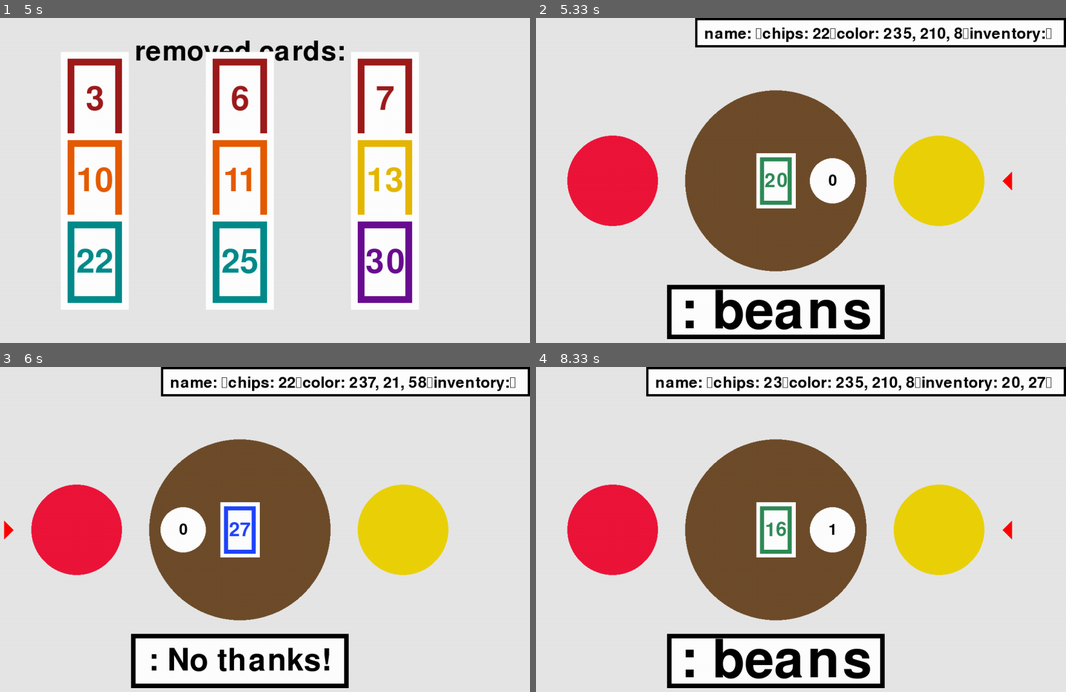
Above: before the commit, frames 1-4 (two rows, left to right).
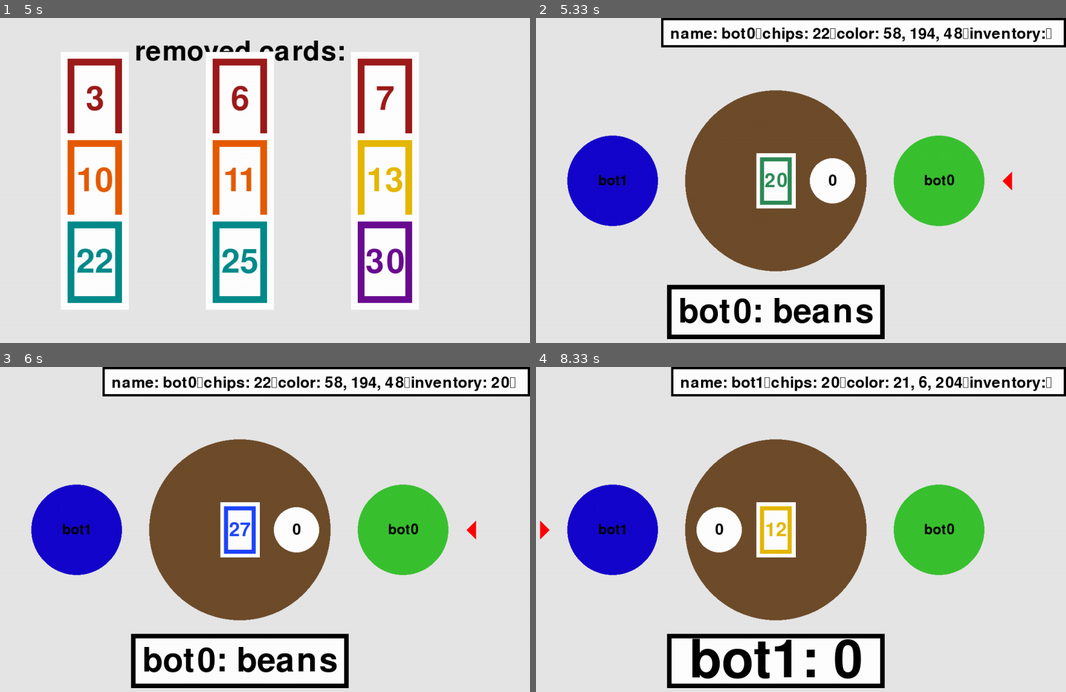
Above: after the commit, the same moments.

Repository: oliver-error/pygame-shenanigans
Game: pygame game, started from no_thanks/noThanksInterpreter.py
The game is run twice, just before and just after one commit, with the same random seed, the same clock (stepped at 60 frames per second) and the same inputs.
Inputs:
- Up to frame 1 (5 s): no input
- Up to frame 2 (5.33 s): no input
- Up to frame 3 (6 s): tap Space at 5.33 s; hold Right from 5.83 s (still down)
- Up to frame 4 (8.33 s): release Right at 6.38 s; hold Right 6.42-7.15 s; hold Right 7.18-8.05 s; hold Right from 8.08 s (still down)

Frame 1 is identical in both runs. In frame 2, 11% of the frame differs, in the area x 5-85%, y 0-97%; in frame 3, 13%; in frame 4, 14%, in the area x 0-97%, y 0-97%.

Commit message:
bot stuff

Diff:
--- a/delete.py
+++ b/delete.py
@@ -1,6 +1,7 @@
 import asyncio
 import json
 from aiohttp import web
+import aiohttp
 
 # --- 1. ASYNC RECEIVER (Background Server) ---
 async def receive_json(request):
--- a/no_thanks/botData.json
+++ b/no_thanks/botData.json
@@ -1,21 +1,21 @@
 {
     "bot0": {
-        "name": "",
+        "name": "bot0",
         "chips": 0,
         "color": [
-            235,
-            210,
-            8
+            58,
+            194,
+            48
         ],
         "inventory": []
     },
     "bot1": {
-        "name": "",
+        "name": "bot1",
         "chips": 0,
         "color": [
-            237,
             21,
-            58
+            6,
+            204
         ],
         "inventory": []
     }
--- a/no_thanks/bots/bot1.py
+++ b/no_thanks/bots/bot1.py
@@ -22,4 +22,4 @@
 """
 
 def run_turn():
-    I.play(False)
+    I.play(False, I.chipsInPot)
--- a/no_thanks/noThanksFormatter.py
+++ b/no_thanks/noThanksFormatter.py
@@ -15,6 +15,6 @@
 data = {}
 for bot_name in file_paths:
     # Use the clean bot name as the key
-    data[bot_name] = {"name": "", "chips": 0, "color": (random.randint(0, 255), random.randint(0, 255), random.randint(0, 255)), "inventory": []}
+    data[bot_name] = {"name": bot_name, "chips": 0, "color": (random.randint(0, 255), random.randint(0, 255), random.randint(0, 255)), "inventory": []}
 
 dataPath.write_text(json.dumps(data, indent=4))
--- a/no_thanks/noThanksInterpreter.py
+++ b/no_thanks/noThanksInterpreter.py
@@ -119,7 +119,8 @@
 
 
 def play(takeCard: bool, message: str = None):
-    global currentBot, currentCard, chipsInPot, deck, screen, screenRect, cardPositions
+    global currentBot, currentCard, chipsInPot, deck, screen, screenRect, cardPositions, chipStorage
+    chipsInPot = chipStorage # to prevent bots from modifying the chips in pot to 10000 then taking
     if takeCard:
 
         currentBot["chips"] += chipsInPot
@@ -320,6 +321,7 @@
     while True:
         for path, bot in bots.items():
             # get new varibles and run turn
+            chipStorage = chipsInPot
             currentBot = bot
             botName = currentBot["name"]
             botChips = currentBot["chips"]
@@ -332,6 +334,7 @@
 
             currentBot["name"] = botName
             currentBot["color"] = botColor
+            chipsInPot = chipStorage # to prevent bots from modifying the chips in pot to 10000 then taking
 
             pygame.display.flip()
             loop = True
@@ -343,6 +346,8 @@
                     if event.type == pygame.KEYDOWN:
                         if event.key == pygame.K_RIGHT:
                             loop = False
+                        if event.key == pygame.K_SPACE:
+                            loop = False
                         elif event.key == pygame.K_ESCAPE:
                             sys.exit()
 
--- a/old.py
+++ /dev/null
@@ -1,100 +0,0 @@
-import pygame
-import random
-import sys
-
-fullDeck = list(range(3, 36))
-deck = fullDeck.copy()
-currentCard = None
-chipsInPot = 0
-CARDSTOREMOVE = 9
-currentBot = None
-bots = {"bot0": {"name": "me", "chips": 0, "color": (0, 255, 0), "inventory": []},} # key: file path value: name, chips, color, inventory
-botCount = len(bots.keys())
-chipsPerPlayer = 0
-botName = None
-botChips = None
-botInventory = None
-
-def endGame():
-    global bots
-    scores = {}
-    for bot in bots.keys:
-        scores[bot] = []
-        bot["inventory"].sort()
-        lastCard = 0
-        for card in bot["inventory"]:
-            if not lastCard + 1 == card:
-                scores[bot].append(card)
-            lastCard = card
-        scores[bot].append(-bot["chips"])
-
-    for bot, score in scores.items():
-        scores[bot] = sum(score)
-
-    scores = dict(sorted(scores.items(), key=lambda item: item[1])) # this sorts the dict from highest scores to lowest
-    i = 1
-    for score in scores.keys():
-        print(f"{i}. {score}, {bots[score]["name"]}")
-        i += 1
-    sys.exit()
-
-def play(takeCard: bool, message: str = None):
-    global currentBot, currentCard, chipsInPot
-    if takeCard:
-        currentBot["chips"] += chipsInPot
-        currentBot["inventory"].append(currentCard)
-        if not deck:
-            endGame()
-        currentCard = deck.pop()
-        chipsInPot = 0
-        if message == None:
-            print(f"{currentBot["name"]}: I'll take!")
-        else:
-            print(f"{currentBot["name"]}: {message}")
-    else:
-        if currentBot["chips"] == 0:
-            print(f"currentBot {currentBot["name"]} tried to no thanks but had no chips")
-            if not message == None:
-                print(f"{currentBot["name"]}: {message}")
-            currentBot["chips"] += chipsInPot
-            currentBot["inventory"].append(currentCard)
-        else:
-            chipsInPot += 1
-            currentBot["chips"] -= 1
-            if message == None:
-                print(f"{currentBot["name"]}: no thanks!")
-            else:
-                print(f"{currentBot["name"]}: {message}")
-
-
-
-if botCount < 3:
-    print("not enough players!")
-    sys.exit()
-elif botCount <= 5:
-    chipsPerPlayer = 11
-elif botCount == 6:
-    chipsPerPlayer = 9
-else:
-    chipsPerPlayer = 7
-
-for path, currentBot in bots.items():
-    currentBot["chips"] = chipsPerPlayer
-    exec(f"from {path} import run_turn as runBot{path[3:]}")
-
-deck = random.sample(deck, len(deck) - CARDSTOREMOVE) # remove 9 cards at random
-removedCards = list(set(deck) ^ set(fullDeck))
-for card in removedCards:
-    print(f"removed card: {card}.")
-random.shuffle(deck)
-
-while True:
-    currentCard = deck.pop(random.sample(deck))
-    chipsInPot = 0
-
-    for path in bots.keys():
-        currentBot = bots[path]
-        botName = currentBot["name"]
-        botChips = currentBot["chips"]
-        botInventory = currentBot["inventory"]
-        exec(f"runBot{path[3:]}()")
